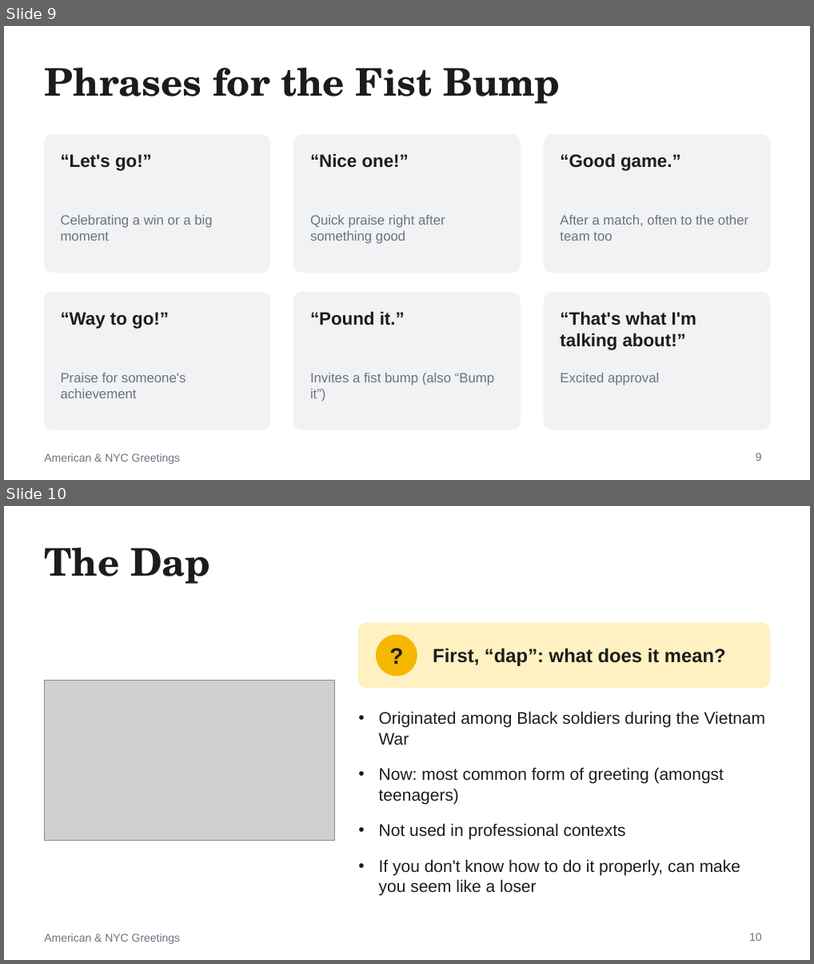
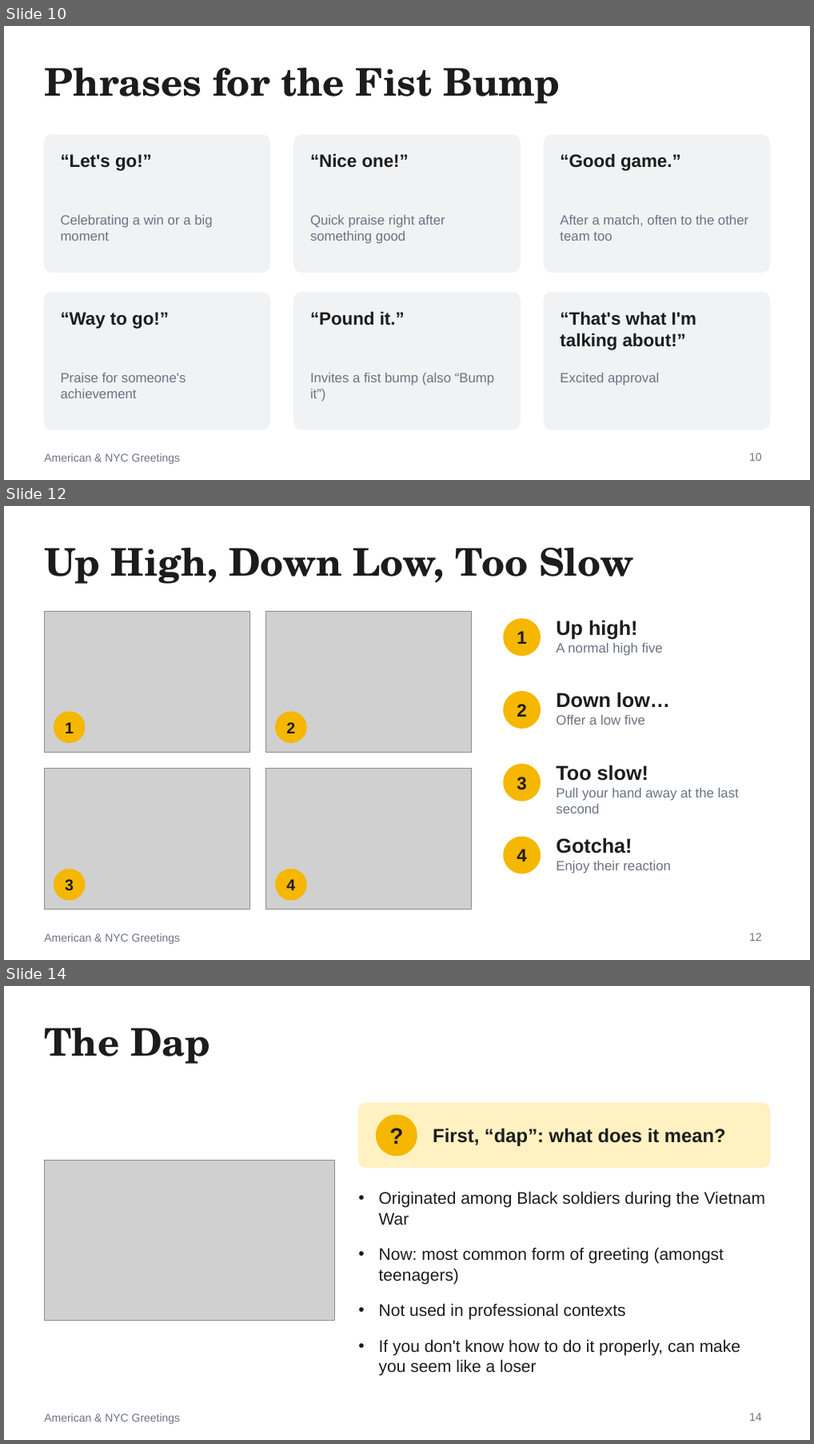
Before and after one commit to noahfried/slides, a slide deck: American_Greetings.pptx. Shown one above the other, each under a label of ours: slides 9 and 10 before the commit, slides 10, 12 and 14 after it; the slides between them are not shown. The pictures are 814x964 and 814x1444 pixels, drawn with LibreOffice and Linux fonts; fonts in the diff are those of the drawing; grey boxes stand for pictures. Boxes give left, top, right and bottom in pixels: in the first picture for what was removed or moved away, otherwise in the second. Text is boxed around its words. In the diff, an @@ line names an element or a change of style, - is before the commit and + after.

```diff
--- a/American_Greetings.pptx
+++ b/American_Greetings.pptx
@@ slide 12 added at [4,506,810,960], background #FFFFFF; not listed: 1 template element that a slide beside it also shows @@
@@ title added at [44,548,634,584], 34 pt, text #1C1C1C, bold @@
+Up High, Down Low, Too Slow
@@ picture added at [44,611,250,752] @@
@@ picture added at [266,611,472,752] @@
@@ ellipse added at [504,619,540,655], fill #F5B700, outline #F5B700 1 pt @@
@@ text added at [556,620,663,656], 12 pt, text #6B7280 @@
+Up high!
+A normal high five
@@ text added at [517,631,526,644], 16 pt, text #1C1C1C, bold @@
+1
@@ ellipse added at [504,692,540,728], fill #F5B700, outline #F5B700 1 pt @@
@@ text added at [556,692,670,724], 12 pt, text #6B7280 @@
+Down low…
+Offer a low five
@@ ellipse added at [54,712,85,742], fill #F5B700, outline #F5B700 1 pt @@
@@ ellipse added at [276,712,306,742], fill #F5B700, outline #F5B700 1 pt @@
@@ text added at [517,704,526,716], 16 pt, text #1C1C1C, bold @@
+2
@@ text added at [65,722,74,733], 14 pt, text #1C1C1C, bold @@
+1
@@ text added at [286,722,295,733], 14 pt, text #1C1C1C, bold @@
+2
@@ picture added at [44,768,250,909] @@
@@ picture added at [266,768,472,909] @@
@@ ellipse added at [504,764,540,800], fill #F5B700, outline #F5B700 1 pt @@
@@ text added at [556,764,739,813], 12 pt, text #6B7280 @@
+Too slow!
+Pull your hand away at the last second
@@ text added at [517,776,526,790], 16 pt, text #1C1C1C, bold @@
+3
@@ ellipse added at [504,836,540,873], fill #F5B700, outline #F5B700 1 pt @@
@@ text added at [556,837,671,873], 12 pt, text #6B7280 @@
+Gotcha!
+Enjoy their reaction
@@ text added at [517,848,526,861], 16 pt, text #1C1C1C, bold @@
+4
@@ ellipse added at [54,869,85,900], fill #F5B700, outline #F5B700 1 pt @@
@@ text added at [65,879,74,891], 14 pt, text #1C1C1C, bold @@
+3
@@ ellipse added at [276,869,306,900], fill #F5B700, outline #F5B700 1 pt @@
@@ text added at [286,879,295,890], 14 pt, text #1C1C1C, bold @@
+4
@@ page number added at [750,932,762,940], 10 pt, text #6B7280 @@
+12
@@ what was slide 9 is now slide 10 @@
@@ page number at [750,452,762,460]: text changed @@
-9
+10
@@ what was slide 10 is now slide 14 @@
@@ page number at [750,1412,762,1420]: text changed @@
-10
+14
```
Also in this commit, not shown: 3 other slides added, 2 other files.
